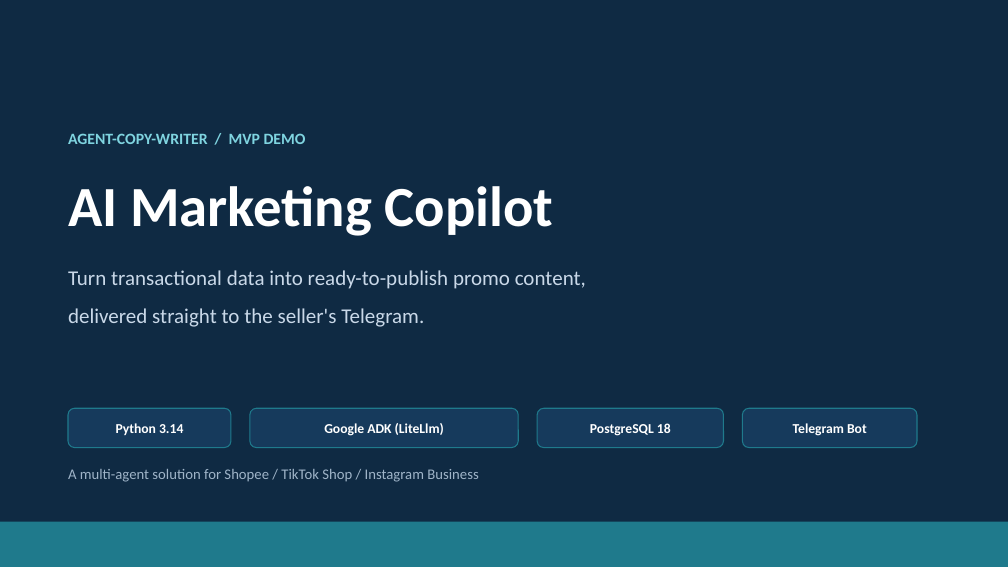
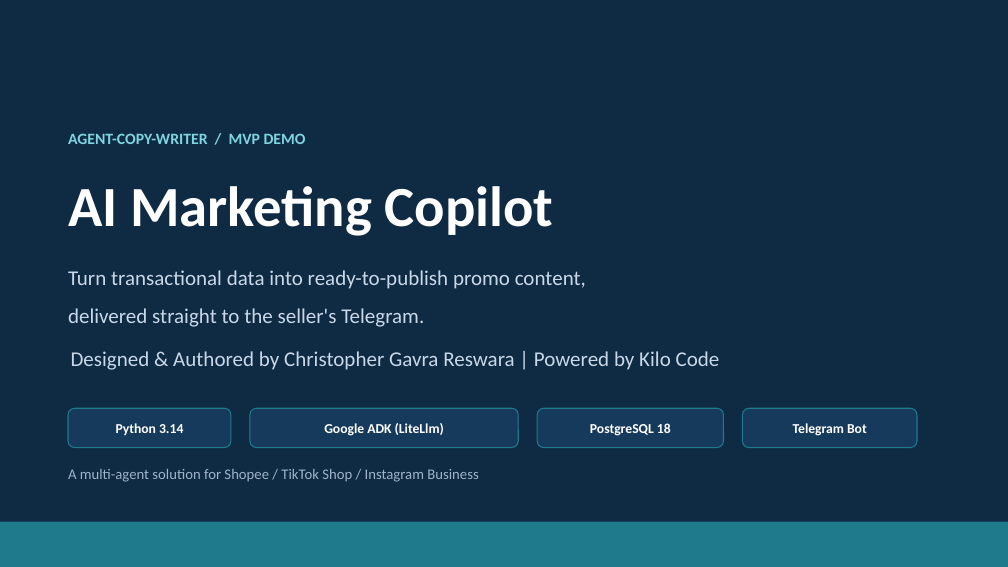
Before and after one commit to ChristopherJB21/Agent-Copy-Writer, a slide deck: slide 1 of ai-marketing-copilot-presentation.pptx. Drawn at 1008x567 pixels with LibreOffice and Linux fonts; fonts in the diff are those of the drawing. Boxes give left, top, right and bottom in pixels: in the first picture for what was removed or moved away, otherwise in the second. Text is boxed around its words. In the diff, an @@ line names an element or a change of style, - is before the commit and + after.

Commit message:
Update AI marketing copilot presentation
Refreshes `ai-marketing-copilot-presentation.pptx` with updated slide content and also adds PowerPoint's temporary lock file (`~$ai-marketing-copilot-presentation.pptx`) created during editing.

```diff
--- a/ai-marketing-copilot-presentation.pptx
+++ b/ai-marketing-copilot-presentation.pptx
@@ text added at (71, 351, 720, 370), 20 pt, text #C9D8E8 @@
+Designed & Authored by Christopher Gavra Reswara | Powered by Kilo Code
```
